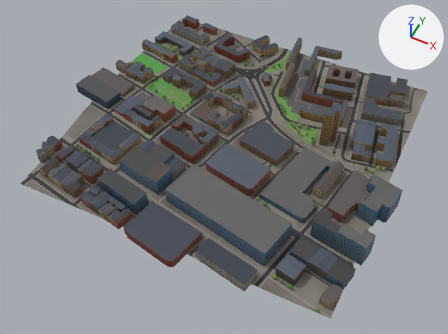
Two versions of the glTF model glasgow-subway/data/city/city_8_3.glb, one commit apart.
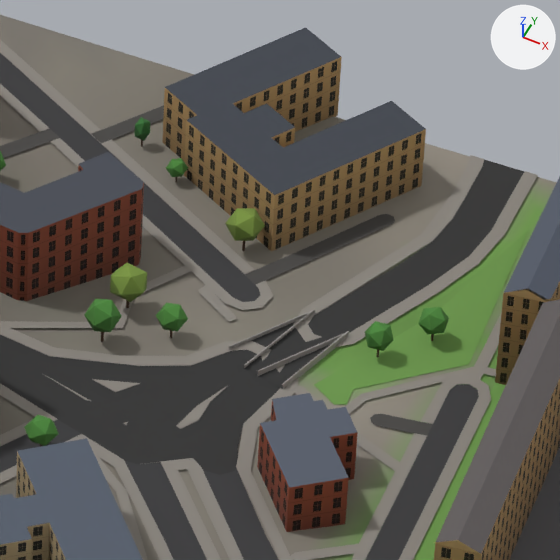
Old and new are each drawn whole from a camera (50 mm lens) standing at (950.0, 91.0, 764.0) and looking at (651.0, 690.0, 16.0) and again close up on the part from 53% to 65% of the width and 10% to 27% of the height. The lights are fixed; the arrows at upper right show +X, +Y and +Z. The first two pictures are the older version. Where no turn or scale is listed for an object, it has been applied to the vertices. Vertices at exactly the same position are counted once.

In view in the first close-up: 'buildings_8_3', 'green_8_3', 'green_tree_a.014', 'green_tree_a.036', 'green_tree_a.040', 'green_tree_a.041', 'green_tree_b.017', 'green_tree_b.018', 'roads_8_3', 'terrain_8_3' and 4 more.
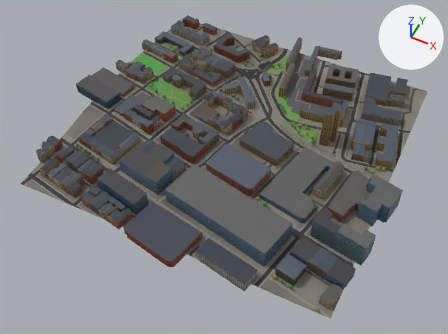
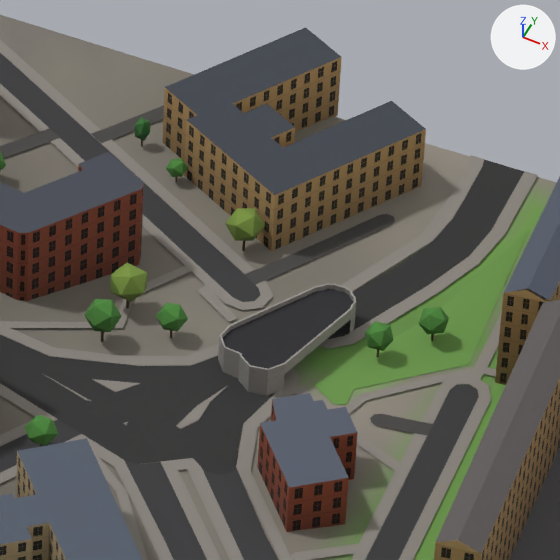
The change, as a list of edits to the scene's bpy script:
```text
Change me_roads_8_3:
    used by ob_roads_8_3; location = (650.0, 750.0, 41.4)
    remove me_roads_8_3.from_pydata(...)  # 2551 vertices, 2547 faces; spans x -250.0..250.0, y -250.0..250.0, z -12.0..12.0
    add me_roads_8_3.from_pydata(...)  # 2674 vertices, 2679 faces; spans x -250.0..250.0, y -250.0..250.0, z -12.0..12.0
    me_roads_8_3 part 1: a new loose piece of 27 vertices spanning x -46.0..-27.0, y 166.0..195.0, z -5.0, in mat_mat_road
    me_roads_8_3 part 2: 2 vertices moved from x -39.0..-36.0, y 187.0..193.0, z -10.0 to x -36.0..-35.0, y 193.0..194.0, z -11.0..-4.0; 59 vertices removed from x -45.0..-27.0, y 170.0..193.0, z -11.0..-9.0; 155 vertices added at x -46.0..-27.0, y 166.0..195.0, z -11.0..-4.0
```

Boxes [x1, y1, x2, y2] around the edits, measured in the close-ups (560 x 560 px):
part 1 of me_roads_8_3, added: after [223, 289, 353, 372]
part 2 of me_roads_8_3, built on: before [229, 309, 349, 428]; after [218, 283, 356, 395]
